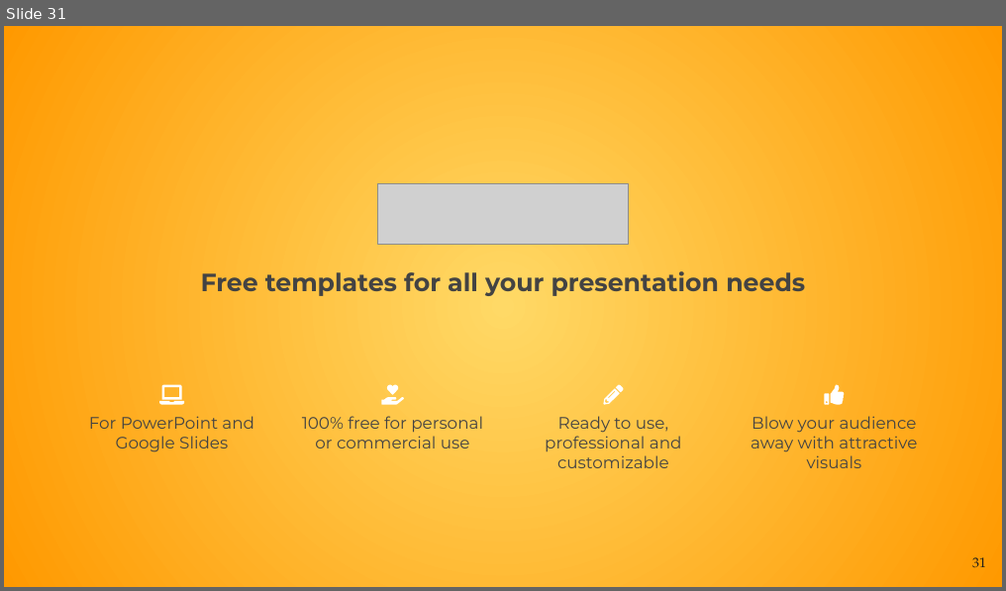
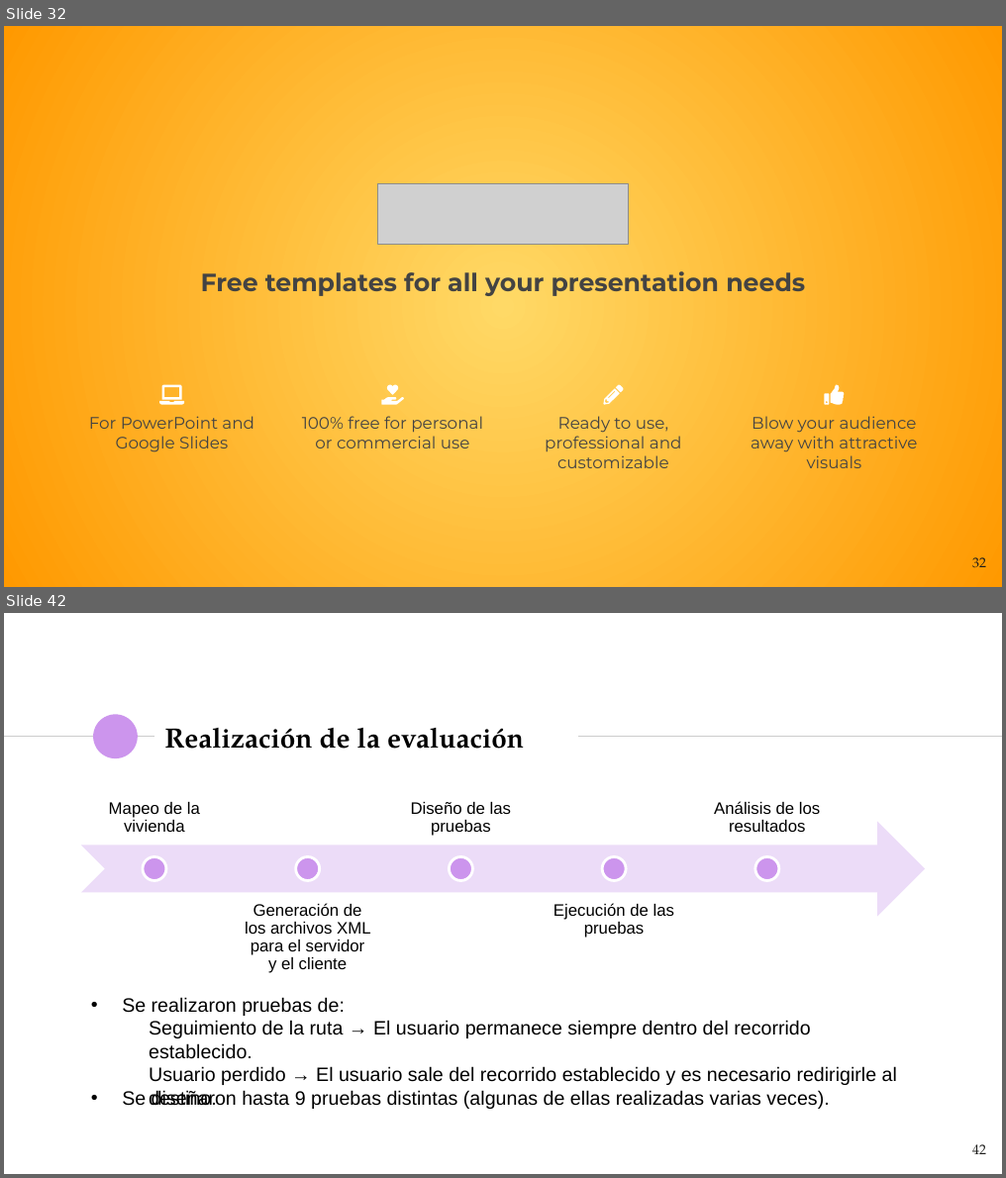
Before and after one commit to NILGroup/TFG-1920-DiscapacidadVisual, a slide deck: Defensa/Viola · SlidesCarnival.pptx. Shown one above the other, each under a label of ours: slide 31 before the commit, slides 32 and 42 after it; the slides between them are not shown. The pictures are 1006x591 and 1006x1178 pixels, drawn with LibreOffice and Linux fonts; fonts in the diff are those of the drawing; grey boxes stand for pictures. Boxes give left, top, right and bottom in pixels: in the first picture for what was removed or moved away, otherwise in the second. Text is boxed around its words. In the diff, an @@ line names an element or a change of style, - is before the commit and + after.

Commit message:
algunas transparencias de mi parte

```diff
--- a/Defensa/Viola · SlidesCarnival.pptx
+++ b/Defensa/Viola · SlidesCarnival.pptx
@@ slide 42 added at [4,613,1002,1174], background #FFFFFF @@
@@ ellipse added at [93,715,137,759], fill #CC95ED @@
@@ title added at [164,728,524,749], 20 pt, text #000000, bold @@
+Realización de la evaluación
@@ line added from (4, 737) to (153, 737), #CCCCCC 0.75 pt @@
@@ line added from (579, 737) to (1002, 737), #CCCCCC 0.75 pt @@
@@ group added at [81,801,924,973]: 5 texts, 5 ellipses, 1 notched right arrow @@
+Mapeo de la vivienda
+Generación de los archivos XML para el servidor y el cliente
+Diseño de las pruebas
+Ejecución de las pruebas
+Análisis de los resultados
@@ text added at [122,997,829,1109], 14 pt, text #000000 @@
+• Se realizaron pruebas de:
+• Se diseñaron hasta 9 pruebas distintas (algunas de ellas realizadas varias veces).
@@ text added at [149,1020,897,1105], 14 pt, text #000000 @@
+                Seguimiento de la ruta → El usuario permanece siempre dentro del recorrido establecido.
+                Usuario perdido → El usuario sale del recorrido establecido y es necesario redirigirle al destino.
@@ page number added at [972,1145,986,1155], 10 pt, text #1D1D1B @@
+42
@@ what was slide 31 is now slide 32 @@
@@ page number at [972,558,986,569]: text changed @@
-31
+32
```
Also in this commit, not shown: 28 slides changed, 12 other slides added, 2 slides removed, 2 other files.
